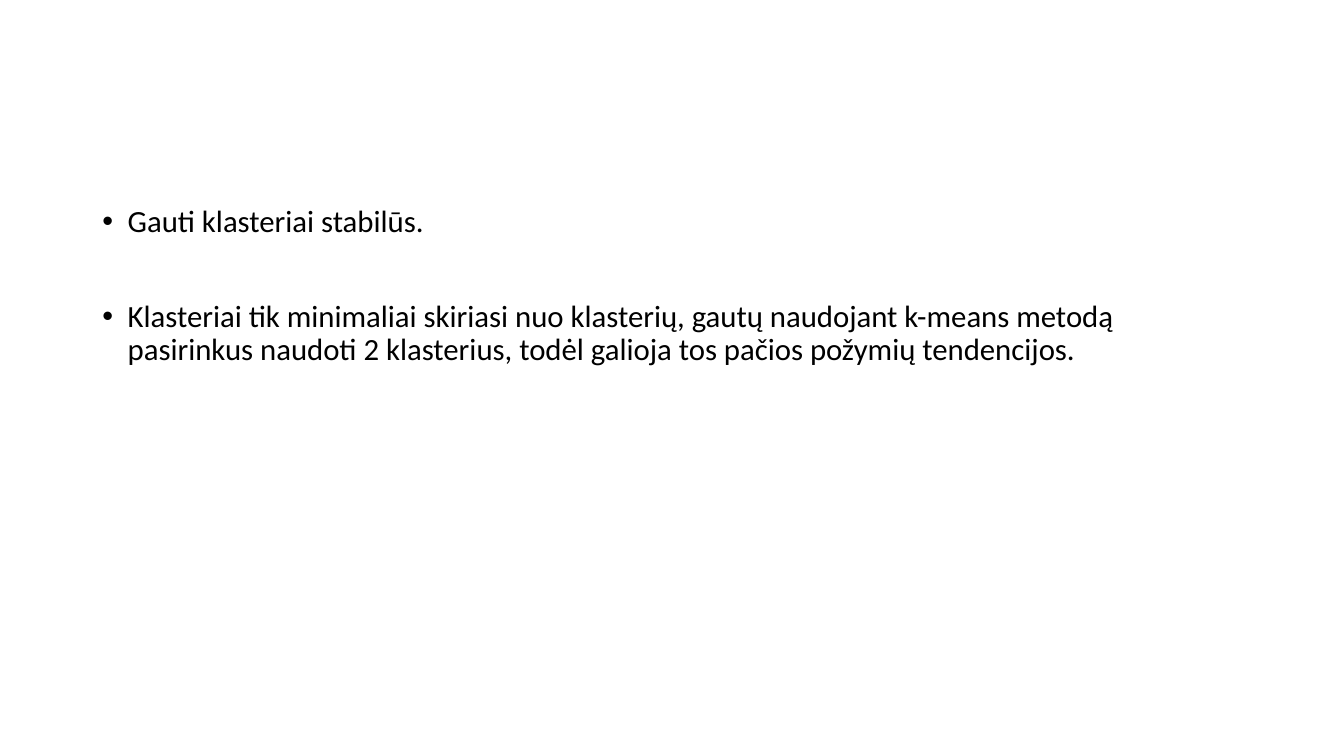
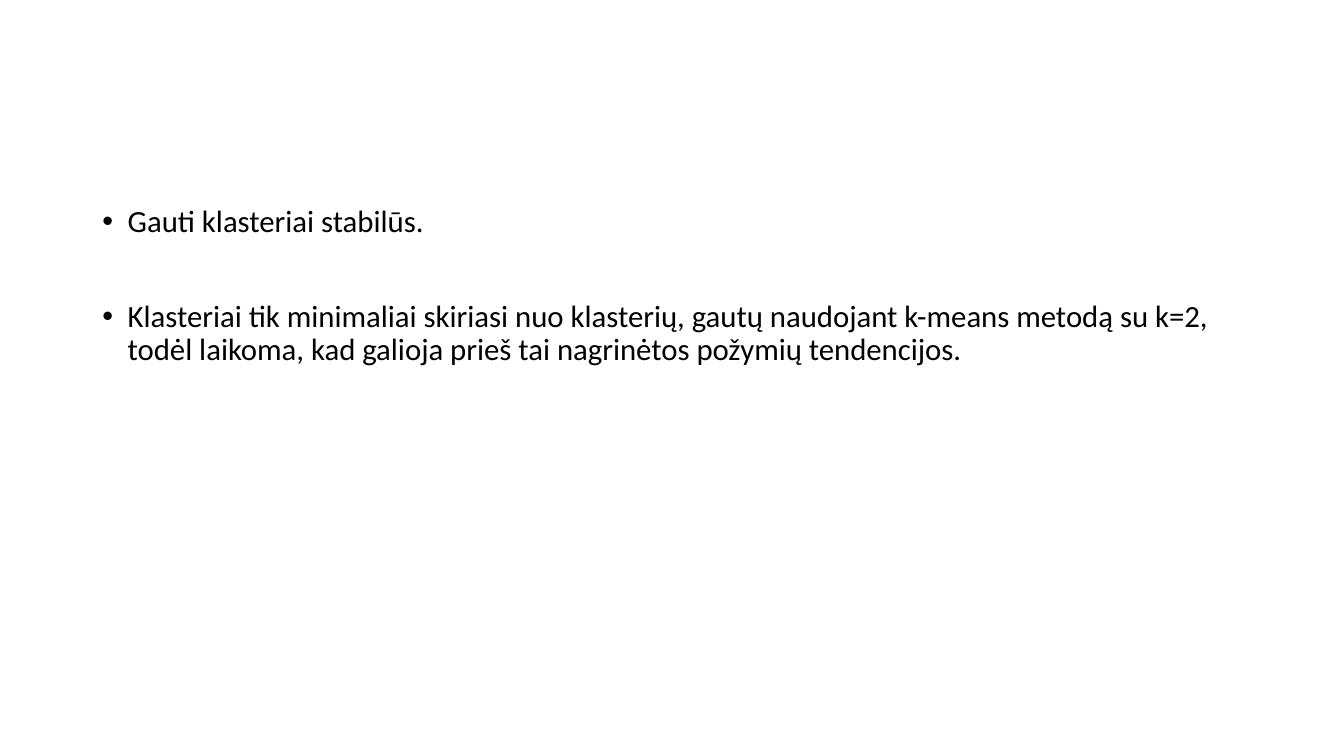
Before and after one commit to dovmar/PDVS, a slide deck: slide 25 of Lab_3/Pristatymas.pptx. Drawn at 1344x756 pixels with LibreOffice and Linux fonts; fonts in the diff are those of the drawing. Boxes give left, top, right and bottom in pixels: in the first picture for what was removed or moved away, otherwise in the second. Text is boxed around its words. In the diff, an @@ line names an element or a change of style, - is before the commit and + after.

```diff
--- a/Lab_3/Pristatymas.pptx
+++ b/Lab_3/Pristatymas.pptx
@@ text at box(128, 305, 1208, 366): text changed @@
-• Klasteriai tik minimaliai skiriasi nuo klasterių, gautų naudojant k-means metodą pasirinkus naudoti 2 klasterius, todėl galioja tos pačios požymių tendencijos.
+• Klasteriai tik minimaliai skiriasi nuo klasterių, gautų naudojant k-means metodą su k=2, todėl laikoma, kad galioja prieš tai nagrinėtos požymių tendencijos.
```
Also in this commit, not shown: 5 other slides changed, 1 other file.
